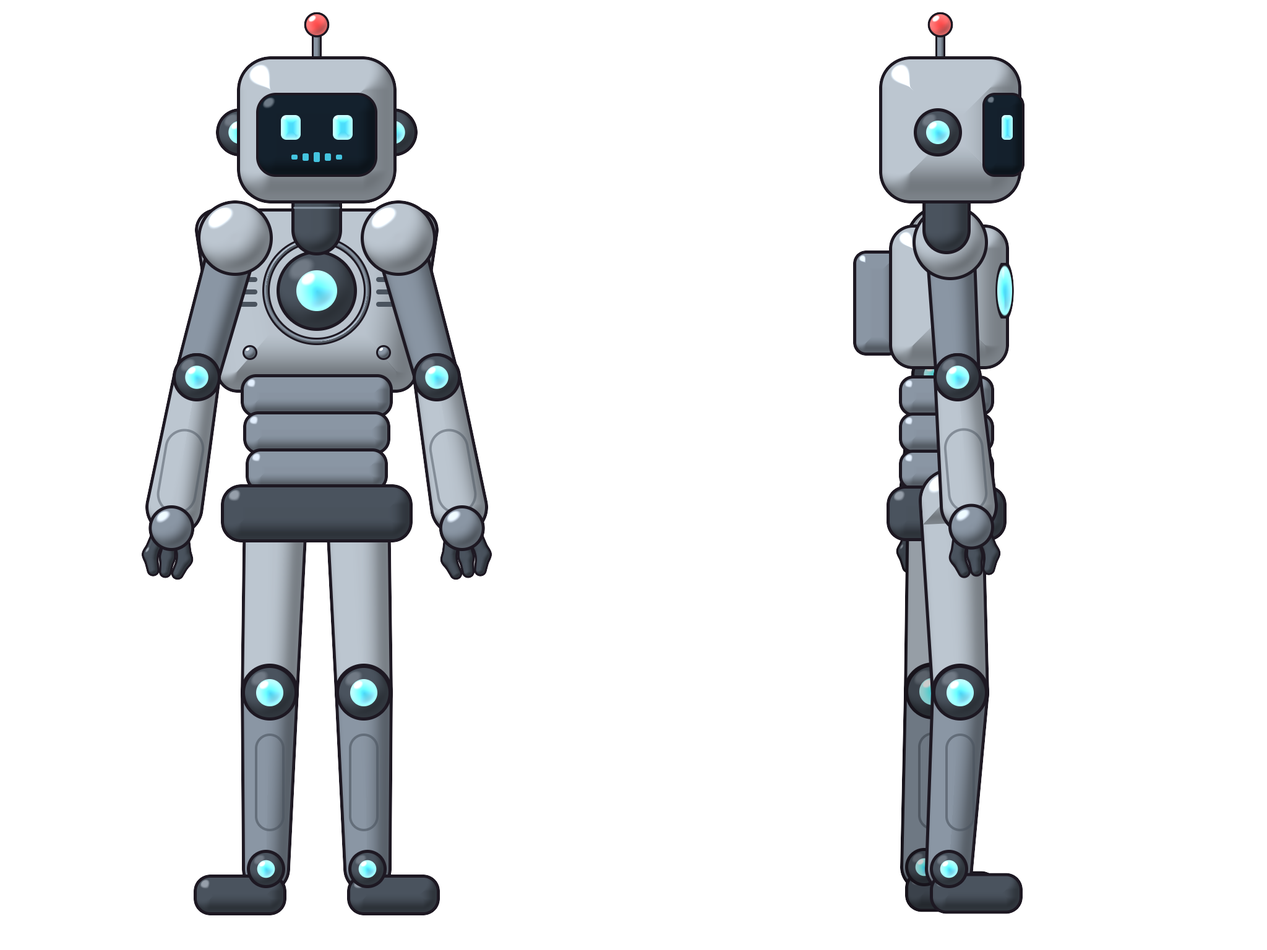
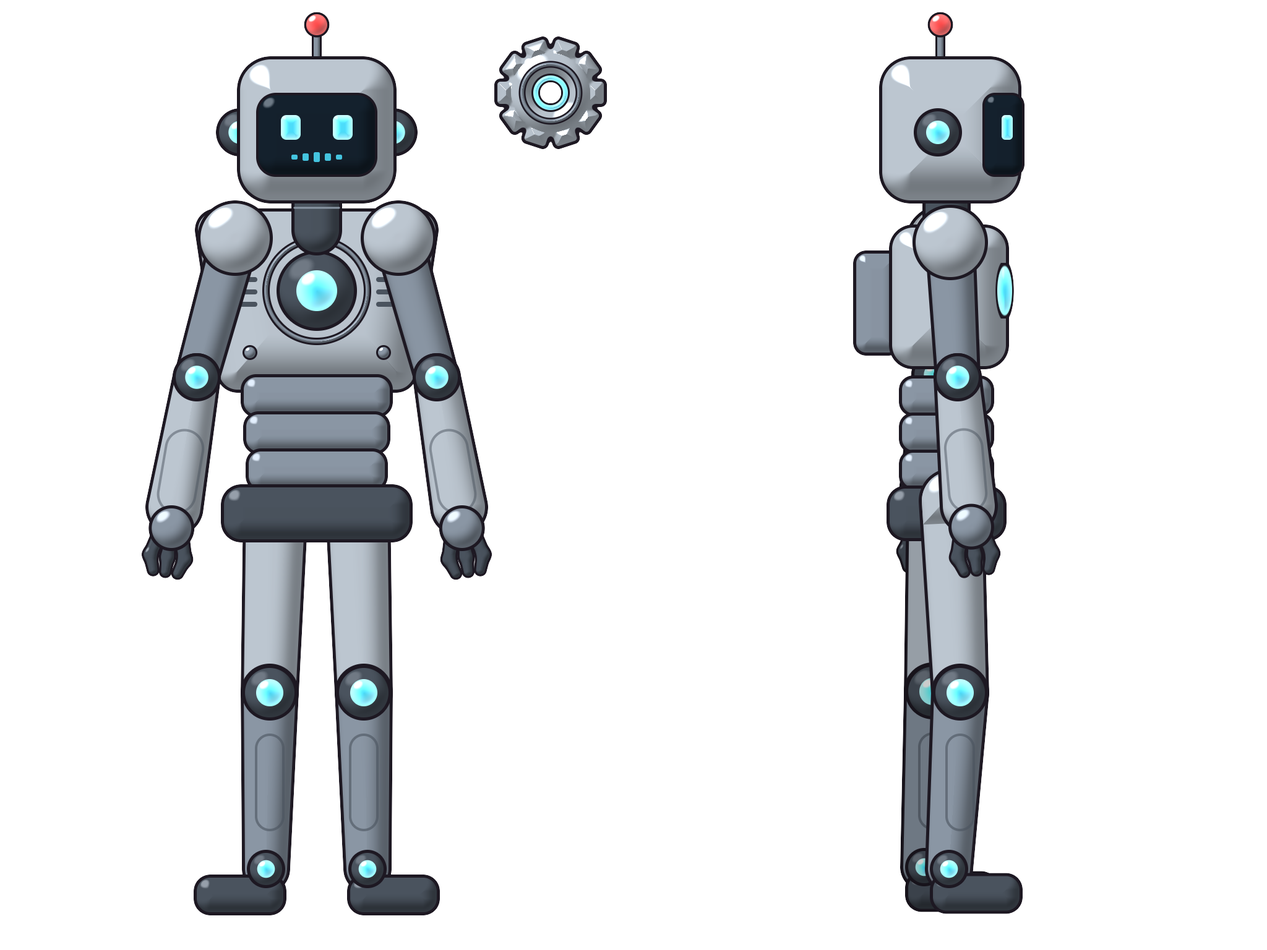
Layer changes from the first w=1267, h=950 image to the second:
moved "arm_near" above "head" over (922, 204, 971, 255)
added layer "ball" above "arm_r" over (494, 36, 607, 150)
